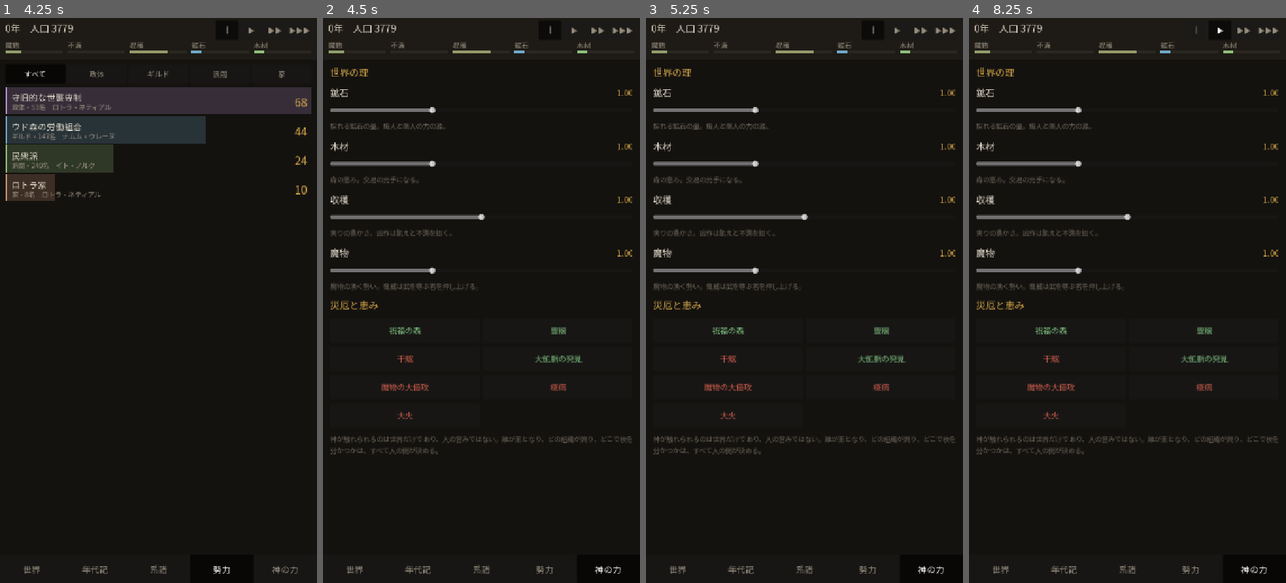
Above: before the commit, frames 1-4 (left to right).
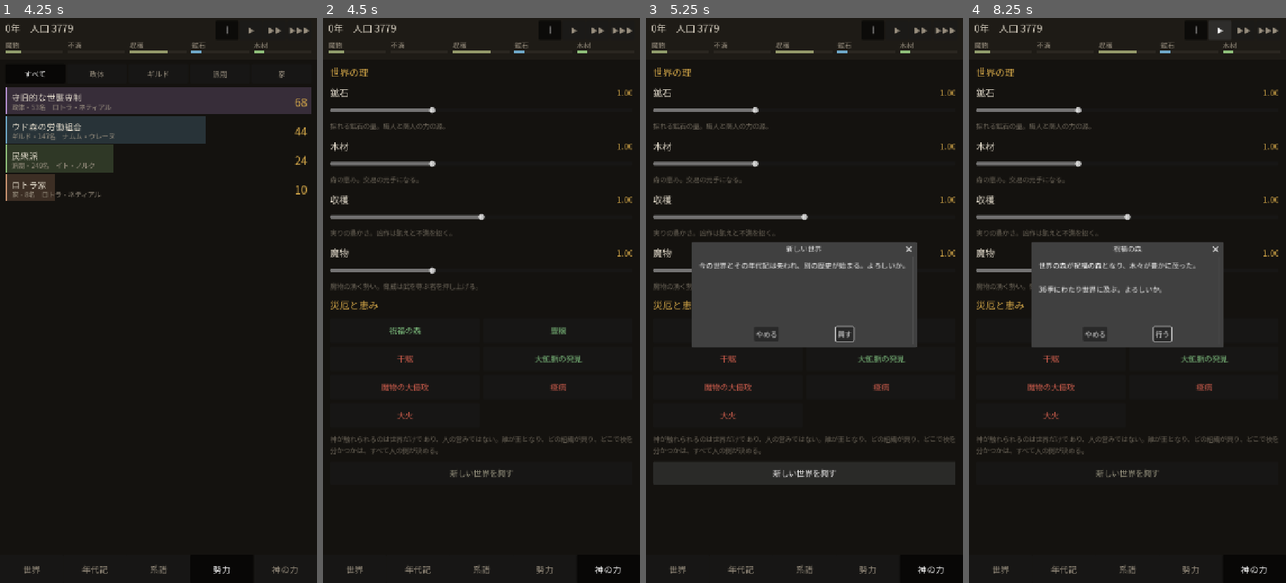
Above: after the commit, the same moments.

Repository: ttmrase/Keizai
Game: Godot game, scene res://main/Main.tscn
Two runs of this game, one before a commit and one after it. Both use one fixed random seed, a clock stepped at 60 frames per second and the inputs below.
Inputs (mouse positions are in pixels of both pictures, inside the frame that each line leads up to):
- Up to frame 1 (4.25 s): click "世界" at 0.5 s; click "年代記" at 1.25 s; click "系譜" at 2 s; click (136, 97) at 2.77 s; type "12" at 2.85 s; click "勢力" at 3.5 s
- Up to frame 2 (4.5 s): click "神の力" at 4.25 s
- Up to frame 3 (5.25 s): click (804, 475) at 5 s, where only the run after the commit has a clickable "新しい世界を興す"
- Up to frame 4 (8.25 s): click (1089, 334) at 5.75 s, where only the run after the commit has a clickable "やめる"; click (1095, 334) at 6.5 s, where only the run before the commit has a clickable "やめる"; click "‖" at 7.25 s; click "▶" at 8 s

Frame 1 is identical in both runs. In frame 2, 0.1% of the frame differs, in the area x 40-60%, y 80-82%; in frame 3, 17%, in the area x 2-98%, y 39-83%; in frame 4, 11%.

Commit message:
Add Android export, lifecycle handling and build documentation
Builds a working APK: arm64-v8a, min SDK 24, target SDK 36, signature verified.
Debug 32MB, release 30MB. The permissions audit comes out empty — the game asks
for nothing, not even network access.

- export_presets.cfg carries no signing material; release keystores are passed
  through GODOT_ANDROID_KEYSTORE_RELEASE_* so nothing secret enters the repo.
- Dropped the 32-bit slice, which nearly halved the download. One line in the
  preset brings it back for anyone who needs it.
- Render frame rate capped at 30: this is a simulation that is watched, not
  played at reflex speed, and it will be left running on a battery.
- Resuming from background clears the tick accumulator, so time spent away does
  not arrive as a burst of ticks. Autosave on pause was already in place, since
  Android can kill a backgrounded app with no warning.
- A new world can be requested from the god-power screen, but is created by
  main, not by a screen — the UI asks, it does not build.

README covers the full toolchain and build commands. DESIGN.md gains a record of
where the implementation diverged from the approved plan and why, including the
balance problems that only showed up once worlds were actually run, and an
explicit note that on-device behaviour is still unverified.

Co-Authored-By: Claude Opus 5 <noreply@anthropic.com>
Claude-Session: https://claude.ai/code/session_01Muj8SPVTKPfnt3Z6FY8Hpa

Diff:
--- a/autoload/sim_clock.gd
+++ b/autoload/sim_clock.gd
@@ -89,8 +89,14 @@
 
 
 func _notification(what: int) -> void:
-	# Android can kill a backgrounded app without any graceful-quit signal, so
-	# the pause notification is the last reliable moment to persist progress.
-	if what == NOTIFICATION_APPLICATION_PAUSED or what == NOTIFICATION_WM_CLOSE_REQUEST:
-		if running:
-			SaveManager.autosave()
+	match what:
+		# Android can kill a backgrounded app without any graceful-quit signal, so
+		# the pause notification is the last reliable moment to persist progress.
+		NOTIFICATION_APPLICATION_PAUSED, NOTIFICATION_WM_CLOSE_REQUEST:
+			if running:
+				SaveManager.autosave()
+		NOTIFICATION_APPLICATION_RESUMED:
+			# The world does not run while the app is backgrounded. Clearing the
+			# accumulator stops the time spent away from arriving as a burst of
+			# ticks the moment the player comes back.
+			_accumulator = 0.0
--- a/main/main.gd
+++ b/main/main.gd
@@ -18,11 +18,17 @@
 		_start_new_world()
 
 	var shell := preload("res://ui/main/ObservationShell.tscn").instantiate()
+	shell.new_world_requested.connect(_on_new_world_requested)
 	_screen_host.add_child(shell)
 
 
-func _start_new_world() -> void:
-	var world_seed := DEFAULT_SEED
+## World creation lives here rather than in a screen: the UI may ask for a new
+## world, but it does not get to build one.
+func _on_new_world_requested() -> void:
+	_start_new_world(randi())
+
+
+func _start_new_world(world_seed: int = DEFAULT_SEED) -> void:
 	WorldGenerator.generate(world_seed)
 	SimClock.start(0)
 	SimClock.set_time_scale(0.0)
--- a/project.godot
+++ b/project.godot
@@ -8,6 +8,7 @@
 config/name="Keizai"
 config/description="A god-game where you shape the environment and watch a civilization organize itself around it."
 run/main_scene="res://main/Main.tscn"
+run/max_fps=30
 config/features=PackedStringArray("4.7", "GL Compatibility")
 config/icon="res://icon.svg"
 
@@ -38,3 +39,4 @@
 
 renderer/rendering_method="gl_compatibility"
 renderer/rendering_method.mobile="gl_compatibility"
+textures/vram_compression/import_etc2_astc=true
--- a/ui/screens/GodPowerPanel.tscn
+++ b/ui/screens/GodPowerPanel.tscn
@@ -58,6 +58,21 @@
 theme_override_font_sizes/font_size = 15
 text = "神が触れられるのは世界だけであり、人の営みではない。誰が王となり、どの組織が興り、どこで袂を分かつかは、すべて人の側が決める。"
 
+[node name="NewWorld" type="Button" parent="Scroll/Rows"]
+custom_minimum_size = Vector2(0, 52)
+layout_mode = 2
+theme_override_colors/font_color = Color(0.603922, 0.588235, 0.505882, 1)
+theme_override_font_sizes/font_size = 18
+text = "新しい世界を興す"
+
+[node name="NewWorldConfirm" type="ConfirmationDialog" parent="."]
+title = "新しい世界"
+initial_position = 2
+size = Vector2i(460, 200)
+ok_button_text = "興す"
+cancel_button_text = "やめる"
+dialog_text = "今の世界とその年代記は失われ、別の歴史が始まる。よろしいか。"
+
 [node name="Confirm" type="ConfirmationDialog" parent="."]
 title = "確認"
 initial_position = 2
--- a/ui/screens/chronicle_view.gd
+++ b/ui/screens/chronicle_view.gd
@@ -39,6 +39,7 @@
 	_more.pressed.connect(_on_more)
 	EventBus.event_recorded.connect(_on_event_recorded)
 	EventBus.game_loaded.connect(_rebuild)
+	EventBus.world_reset.connect(_rebuild)
 	_sync_tabs()
 	_rebuild()
 
--- a/ui/screens/god_power_panel.gd
+++ b/ui/screens/god_power_panel.gd
@@ -23,6 +23,8 @@
 @onready var _dial_rows: VBoxContainer = $Scroll/Rows/Dials
 @onready var _disaster_grid: GridContainer = $Scroll/Rows/Disasters
 @onready var _confirm: ConfirmationDialog = $Confirm
+@onready var _new_world: Button = $Scroll/Rows/NewWorld
+@onready var _new_world_confirm: ConfirmationDialog = $NewWorldConfirm
 
 var _pending_disaster: StringName = &""
 
@@ -31,6 +33,8 @@
 	_build_dials()
 	_build_disasters()
 	_confirm.confirmed.connect(_on_confirmed)
+	_new_world.pressed.connect(_on_new_world_pressed)
+	_new_world_confirm.confirmed.connect(_on_new_world_confirmed)
 	EventBus.game_loaded.connect(_sync_dials)
 	EventBus.world_reset.connect(_sync_dials)
 	_sync_dials()
@@ -120,3 +124,17 @@
 		return
 	GodPowerAPI.trigger_disaster(_pending_disaster, &"", 1.0)
 	_pending_disaster = &""
+
+
+func _on_new_world_pressed() -> void:
+	_new_world_confirm.popup_centered()
+
+
+## Asks for a world rather than making one: creating it belongs to main, not to
+## a screen.
+func _on_new_world_confirmed() -> void:
+	var shell := get_parent()
+	while shell != null and not shell.has_method("request_new_world"):
+		shell = shell.get_parent()
+	if shell != null:
+		shell.request_new_world()
--- a/ui/screens/lineage_view.gd
+++ b/ui/screens/lineage_view.gd
@@ -28,6 +28,7 @@
 	_search.text_changed.connect(_on_search_changed)
 	_graph.node_selected.connect(_on_node_selected)
 	EventBus.game_loaded.connect(_rebuild)
+	EventBus.world_reset.connect(_rebuild)
 
 	_detail.visible = false
 	_results.visible = false
--- a/ui/screens/power_dashboard.gd
+++ b/ui/screens/power_dashboard.gd
@@ -33,6 +33,7 @@
 
 	EventBus.power_recalculated.connect(_on_power_recalculated)
 	EventBus.game_loaded.connect(_rebuild)
+	EventBus.world_reset.connect(_rebuild)
 	_sync_tabs()
 	_rebuild()
 
--- a/ui/screens/world_map_view.gd
+++ b/ui/screens/world_map_view.gd
@@ -19,6 +19,7 @@
 	_canvas.canvas_tapped.connect(_on_tapped)
 	EventBus.tick_advanced.connect(_on_tick)
 	EventBus.game_loaded.connect(_refresh)
+	EventBus.world_reset.connect(_refresh)
 	_detail.visible = false
 	await get_tree().process_frame
 	_frame_world()
Not shown, added: export_presets.cfg
Not shown, changed: README.md
Not shown, changed: docs/DESIGN.md
